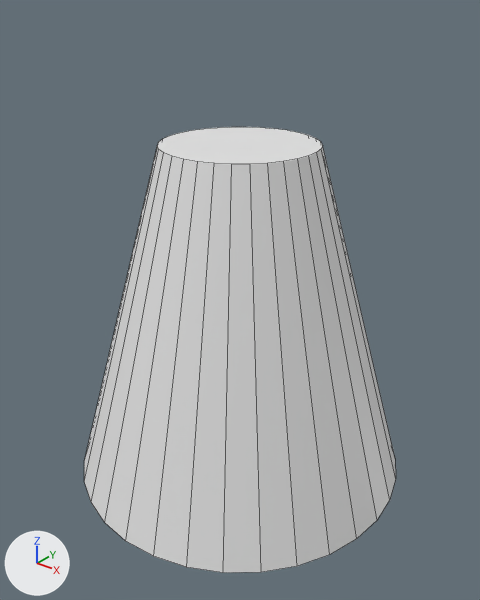
A saved change to the Blender file Assets/Models/lighting/lighting effects.blend.
Camera for both pictures: a camera (50 mm lens) standing at (2.18, -2.73, 0.78) and looking at (0.04, -0.05, -0.88). The lights are fixed; the arrows at lower left show +X, +Y and +Z. Mesh edges are drawn as thin lines.

Names of what the first picture shows: 'volume light'.
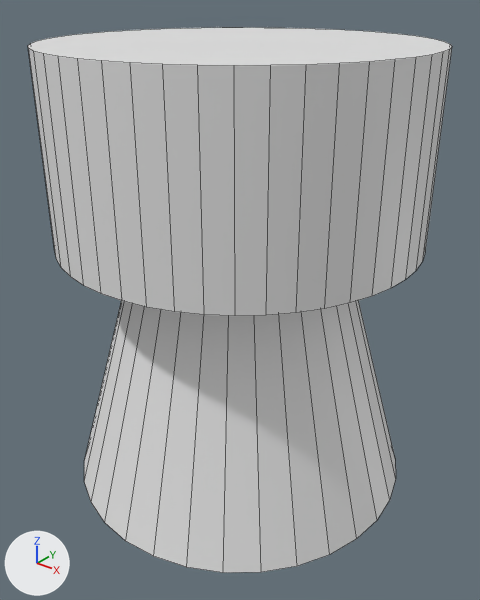
Location of each change, [x1, y1, x2, y2] in pixels of the pictures (480 x 600 px):
'1m radius cylinder', added: after [28, 27, 452, 316]

Patch to the scene script:
```diff
--- a/Assets/Models/lighting/lighting effects.blend.py
+++ b/Assets/Models/lighting/lighting effects.blend.py
@@ me_cylinder @@
+me_cylinder.from_pydata(...)  # a 48-sided cylinder along z spanning x -1.0..1.0, y -1.0..1.0, z -0.5..0.5
@@ ob_1m_radius_cylinder @@
+ob_1m_radius_cylinder = bpy.data.objects.new('1m radius cylinder', me_cylinder)
+ob_1m_radius_cylinder.location = (0.0, 0.0, 0.0)
```
